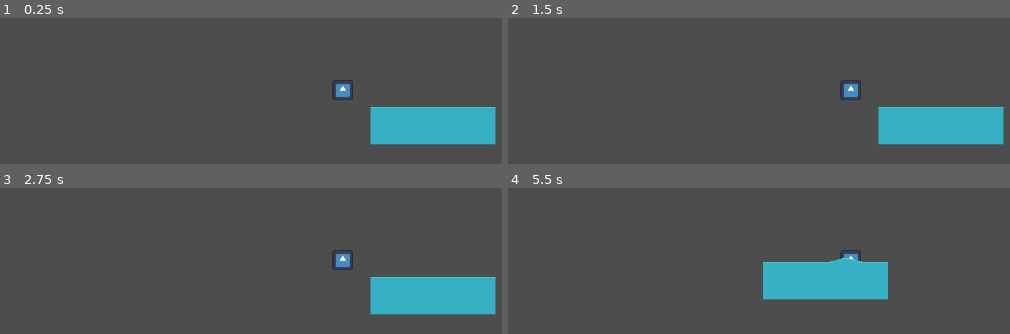
Above: before the commit, frames 1-4 (two rows, left to right).
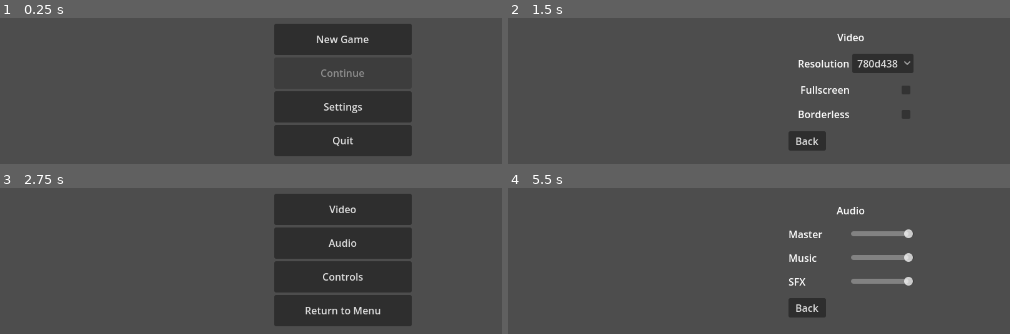
Above: after the commit, the same moments.

Repository: comma-elsewhere/trick-or-treat
Game: Godot game, scene res://scenes/levels/main_menu.tscn
Two runs of this game, one before a commit and one after it. Both use one fixed random seed, a clock stepped at 60 frames per second and the inputs below. Before the commit the project starts from res://scenes/levels/level.tscn. The engine's default icon, where the game draws it, is replaced by a stand-in: a white triangle on a blue panel in a dark square.
Inputs (mouse positions are in pixels of both pictures, inside the frame that each line leads up to):
- Up to frame 1 (0.25 s): no input
- Up to frame 2 (1.5 s): click (849, 107) at 0.5 s, where only the run after the commit has a clickable "Settings"; click (849, 39) at 1.25 s, where only the run after the commit has a clickable "Video"
- Up to frame 3 (2.75 s): click (301, 310) at 2 s, where only the run after the commit has a clickable "Back"
- Up to frame 4 (5.5 s): click (849, 243) at 2.75 s, where only the run after the commit has a clickable "Audio"; tap Enter at 3.5 s; hold D (right) 3.53-5.03 s; tap S (fishing_rod, bound only after the commit) at 3.6 s; tap W (jump) at 3.77, 4.07, 4.52, 4.82, 5.3 s; tap Space (fishing_rod, bound only before the commit) at 3.8, 4.35 s; tap E (interact) at 4.55, 5.1 s; hold A (left) from 5.03 s (still down)

The runs differ from the first frame. In frame 1, 22% of the frame differs, in the area x 54-99%, y 4-95%; in frame 2, 10%; in frame 3, 27%; in frame 4, 9.2%.

Commit message:
finished main menu!!
video, audio, and control mapping

Diff:
--- a/project.godot
+++ b/project.godot
@@ -11,7 +11,7 @@
 [application]
 
 config/name="Fish or Treat"
-run/main_scene="uid://bdwg6xevi8008"
+run/main_scene="uid://cppk3mbfwi7ge"
 config/features=PackedStringArray("4.5", "GL Compatibility")
 config/icon="res://icon.svg"
 
@@ -67,7 +67,7 @@
 }
 fishing_rod={
 "deadzone": 0.2,
-"events": [Object(InputEventKey,"resource_local_to_scene":fa …(140 unchanged characters)… d":false,"keycode":0,"physical_keycode":32,"key_label":0,"unicode":32,"location":0,"echo":false,"script":null)
+"events": [Object(InputEventKey,"resource_local_to_scene":fa …(140 unchanged characters)… d":false,"keycode":0,"physical_keycode":83,"key_label":0,"unicode":115,"location":0,"echo":false,"script":null)
 ]
 }
 
--- a/scenes/levels/main_menu.tscn
+++ b/scenes/levels/main_menu.tscn
@@ -1,16 +1,28 @@
-[gd_scene load_steps=4 format=3 uid="uid://cppk3mbfwi7ge"]
-
+[gd_scene load_steps=5 format=3 uid="uid://cppk3mbfwi7ge"]
+
+[ext_resource type="Script" uid="uid://c8j0okerfjkfj" path="res://scripts/gui/main_menu.gd" id="1_geflf"]
 [ext_resource type="Script" uid="uid://dpobkvi2m2uja" path="res://scripts/gui/video.gd" id="1_leamy"]
 [ext_resource type="Script" uid="uid://bwtlmqo8fphv5" path="res://scripts/gui/audio.gd" id="2_721jg"]
 [ext_resource type="Script" uid="uid://bnxn0wmrc0rge" path="res://scripts/gui/controls.gd" id="3_721jg"]
 
-[node name="MenuUI" type="Control"]
+[node name="MenuControl" type="Control" node_paths=PackedStringArray("main_menu", "main_settings", "video_settings", "audio_settings", "control_map", "settings_button", "video_button", "audio_button", "controls_button", "return_button")]
 layout_mode = 3
 anchors_preset = 15
 anchor_right = 1.0
 anchor_bottom = 1.0
 grow_horizontal = 2
 grow_vertical = 2
+script = ExtResource("1_geflf")
+main_menu = NodePath("MainMenu")
+main_settings = NodePath("Settings")
+video_settings = NodePath("Video")
+audio_settings = NodePath("Audio")
+control_map = NodePath("Controls")
+settings_button = NodePath("MainMenu/Control3/Settings")
+video_button = NodePath("Settings/Control/Video")
+audio_button = NodePath("Settings/Control2/Audio")
+controls_button = NodePath("Settings/Control3/Controls")
+return_button = NodePath("Settings/Control4/Return")
 
 [node name="MainMenu" type="VBoxContainer" parent="."]
 visible = false
@@ -141,6 +153,20 @@
 pivot_offset = Vector2(110, 25)
 text = "Controls"
 
+[node name="Control4" type="Control" parent="Settings"]
+custom_minimum_size = Vector2(220, 50)
+layout_mode = 2
+
+[node name="Return" type="Button" parent="Settings/Control4"]
+layout_mode = 1
+anchors_preset = 15
+anchor_right = 1.0
+anchor_bottom = 1.0
+grow_horizontal = 2
+grow_vertical = 2
+pivot_offset = Vector2(110, 25)
+text = "Return to Menu"
+
 [node name="Video" type="VBoxContainer" parent="." node_paths=PackedStringArray("resolution", "fullscreen", "borderless")]
 visible = false
 layout_mode = 1
@@ -289,7 +315,8 @@
 size_flags_horizontal = 0
 text = "Back"
 
-[node name="Controls" type="VBoxContainer" parent="."]
+[node name="Controls" type="VBoxContainer" parent="." node_paths=PackedStringArray("jump_button", "left_button", "right_button", "interact_button", "fish_button", "inventory_button")]
+visible = false
 layout_mode = 1
 anchors_preset = 8
 anchor_left = 0.5
@@ -304,6 +331,12 @@
 grow_vertical = 2
 theme_override_constants/separation = 12
 script = ExtResource("3_721jg")
+jump_button = NodePath("HBoxContainer3/Jump")
+left_button = NodePath("HBoxContainer/Left")
+right_button = NodePath("HBoxContainer2/Right")
+interact_button = NodePath("HBoxContainer6/Interact")
+fish_button = NodePath("HBoxContainer7/Fishing")
+inventory_button = NodePath("HBoxContainer5/Inventory")
 
 [node name="Label" type="Label" parent="Controls"]
 custom_minimum_size = Vector2(200, 0)
@@ -375,7 +408,7 @@
 [node name="Fishing" type="Button" parent="Controls/HBoxContainer7"]
 layout_mode = 2
 size_flags_horizontal = 3
-text = "Space"
+text = "S"
 
 [node name="HBoxContainer5" type="HBoxContainer" parent="Controls"]
 layout_mode = 2
@@ -389,22 +422,15 @@
 layout_mode = 2
 size_flags_horizontal = 3
 text = "Shift"
-
-[node name="HBoxContainer4" type="HBoxContainer" parent="Controls"]
-layout_mode = 2
-
-[node name="Label" type="Label" parent="Controls/HBoxContainer4"]
-layout_mode = 2
-size_flags_horizontal = 2
-text = "Pause"
-
-[node name="Pause" type="Button" parent="Controls/HBoxContainer4"]
-layout_mode = 2
-size_flags_horizontal = 3
-text = "Esc"
 
 [node name="BackButton" type="Button" parent="Controls"]
 custom_minimum_size = Vector2(60, 0)
 layout_mode = 2
 size_flags_horizontal = 0
 text = "Back"
+
+[connection signal="button_up" from="MainMenu/Control/NewGame" to="." method="_on_new_game_button_up"]
+[connection signal="button_up" from="MainMenu/Control4/Quit" to="." method="_on_quit_button_up"]
+[connection signal="button_up" from="Video/BackButton" to="." method="_on_back_button_button_up"]
+[connection signal="button_up" from="Audio/BackButton" to="." method="_on_back_button_button_up"]
+[connection signal="button_up" from="Controls/BackButton" to="." method="_on_back_button_button_up"]
--- a/scripts/gui/controls.gd
+++ b/scripts/gui/controls.gd
@@ -1 +1,80 @@
 extends VBoxContainer
+
+@export var jump_button: Button
+@export var left_button: Button
+@export var right_button: Button
+@export var interact_button: Button
+@export var fish_button: Button
+@export var inventory_button: Button
+
+const ACTIONS = {
+	"jump": "jump",
+	"left": "left",
+	"right": "right",
+	"interact": "interact",
+	"fishing_rod": "fishing_rod",
+	"inventory": "inventory",
+}
+
+var waiting_for_input: String = ""
+
+func _ready() -> void:
+	jump_button.button_up.connect(_on_rebind_button_pressed.bind("jump"))
+	left_button.button_up.connect(_on_rebind_button_pressed.bind("left"))
+	right_button.button_up.connect(_on_rebind_button_pressed.bind("right"))
+	interact_button.button_up.connect(_on_rebind_button_pressed.bind("interact"))
+	fish_button.button_up.connect(_on_rebind_button_pressed.bind("fishing_rod"))
+	inventory_button.button_up.connect(_on_rebind_button_pressed.bind("inventory"))
+
+func _input(event: InputEvent) -> void:
+	if waiting_for_input == "":
+		return
+
+	if event is InputEventKey and event.pressed:
+		var input_map = waiting_for_input
+		var action_name = ACTIONS[input_map]
+
+		InputMap.action_erase_events(action_name)
+		InputMap.action_add_event(action_name, event)
+
+		_update_button_label(input_map)
+
+		waiting_for_input = ""
+		set_process_input(false)
+
+func _get_button(input_name: String) -> Button:
+	match input_name:
+		"jump": return jump_button
+		"left": return left_button
+		"right": return right_button
+		"interact": return interact_button
+		"fishing_rod": return fish_button
+		"inventory": return inventory_button
+		_: return null
+
+func _update_button_label(input_name: String):
+	var action_name = ACTIONS[input_name]
+	var events = InputMap.action_get_events(action_name)
+
+	var label_text = "Unassigned"
+
+	if events.size() > 0:
+		var event = events[0]
+		if event is InputEventKey:
+			if event.keycode != 0:
+				label_text = OS.get_keycode_string(event.keycode)
+			elif event.physical_keycode != 0:
+				label_text = OS.get_keycode_string(event.physical_keycode)
+
+	var btn = _get_button(input_name)
+	btn.text = "%s" % label_text
+
+func _update_labels():
+	for map in ACTIONS.keys():
+		_update_button_label(map)
+
+func _on_rebind_button_pressed(input_map: String):
+	waiting_for_input = input_map
+	var btn = _get_button(input_map)
+	btn.text = ". . ."
+	set_process_input(true)
--- /dev/null
+++ b/scripts/gui/main_menu.gd
@@ -0,0 +1,44 @@
+extends Control
+
+@export var main_menu: VBoxContainer
+@export var main_settings: VBoxContainer
+@export var video_settings: VBoxContainer
+@export var audio_settings: VBoxContainer
+@export var control_map: VBoxContainer
+
+@export var settings_button: Button
+@export var video_button: Button
+@export var audio_button: Button
+@export var controls_button: Button
+@export var return_button: Button
+
+var current_panel
+
+func _ready() -> void:
+	current_panel = main_menu
+	_show_panel(main_menu)
+
+	settings_button.button_up.connect(navigate_to.bind(main_settings))
+	video_button.button_up.connect(navigate_to.bind(video_settings))
+	audio_button.button_up.connect(navigate_to.bind(audio_settings))
+	controls_button.button_up.connect(navigate_to.bind(control_map))
+	return_button.button_up.connect(navigate_to.bind(main_menu))
+
+func _show_panel(panel: Control):
+	panel.visible = true
+
+func navigate_to(panel: Control):
+	if current_panel:
+		current_panel.visible = false
+
+	current_panel = panel
+	_show_panel(current_panel)
+
+func _on_back_button_button_up() -> void:
+	navigate_to(main_settings)
+
+func _on_quit_button_up() -> void:
+	get_tree().quit()
+
+func _on_new_game_button_up() -> void:
+	get_tree().change_scene_to_file("res://scenes/levels/level.tscn")
Not shown, added: scripts/gui/main_menu.gd.uid
